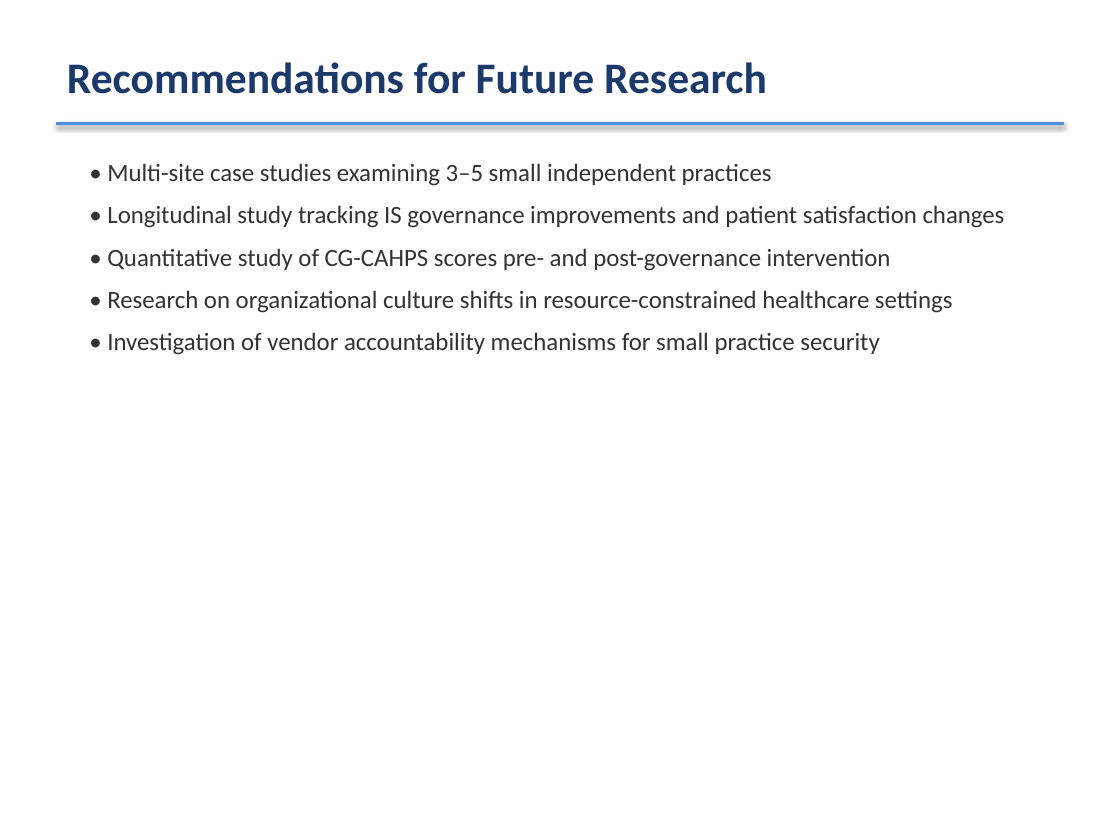
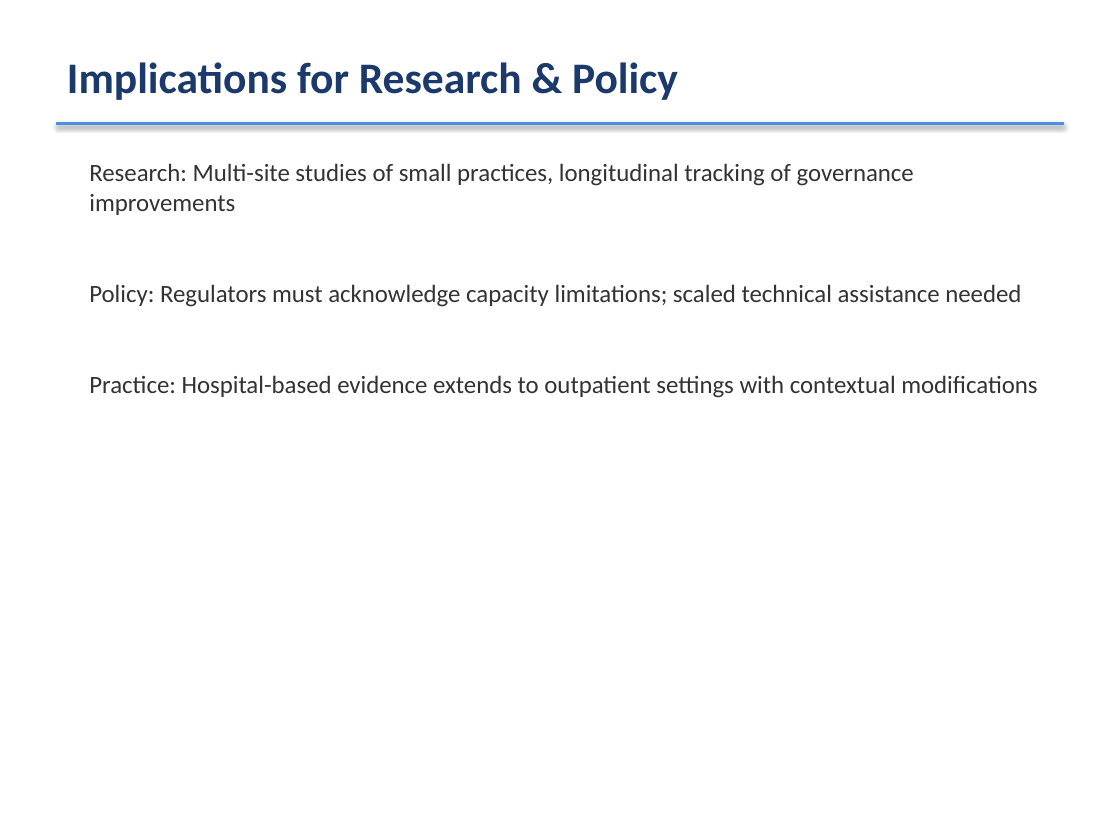
Before and after one commit to CyberNupe/CyberNupe, a slide deck: slide 16 of DRP_Defense_Presentation.pptx (slide 36 before the commit). Drawn at 1120x840 pixels with LibreOffice and Linux fonts; fonts in the diff are those of the drawing. Boxes give left, top, right and bottom in pixels: in the first picture for what was removed or moved away, otherwise in the second. Text is boxed around its words. In the diff, an @@ line names an element or a change of style, - is before the commit and + after.

```diff
--- a/DRP_Defense_Presentation.pptx
+++ b/DRP_Defense_Presentation.pptx
@@ text at (67, 62, 678, 100): text changed @@
-Recommendations for Future Research
+Implications for Research & Policy
@@ text at (89, 163, 1037, 398): text changed @@
-• Multi-site case studies examining 3–5 small independent practices
-• Longitudinal study tracking IS governance improvements and patient satisfaction changes
-• Quantitative study of CG-CAHPS scores pre- and post-governance intervention
-• Research on organizational culture shifts in resource-constrained healthcare settings
-• Investigation of vendor accountability mechanisms for small practice security
+Research: Multi-site studies of small practices, longitudinal tracking of governance improvements
+Policy: Regulators must acknowledge capacity limitations; scaled technical assistance needed
+Practice: Hospital-based evidence extends to outpatient settings with contextual modifications
```
Also in this commit, not shown: 16 other slides changed, 22 slides removed.
